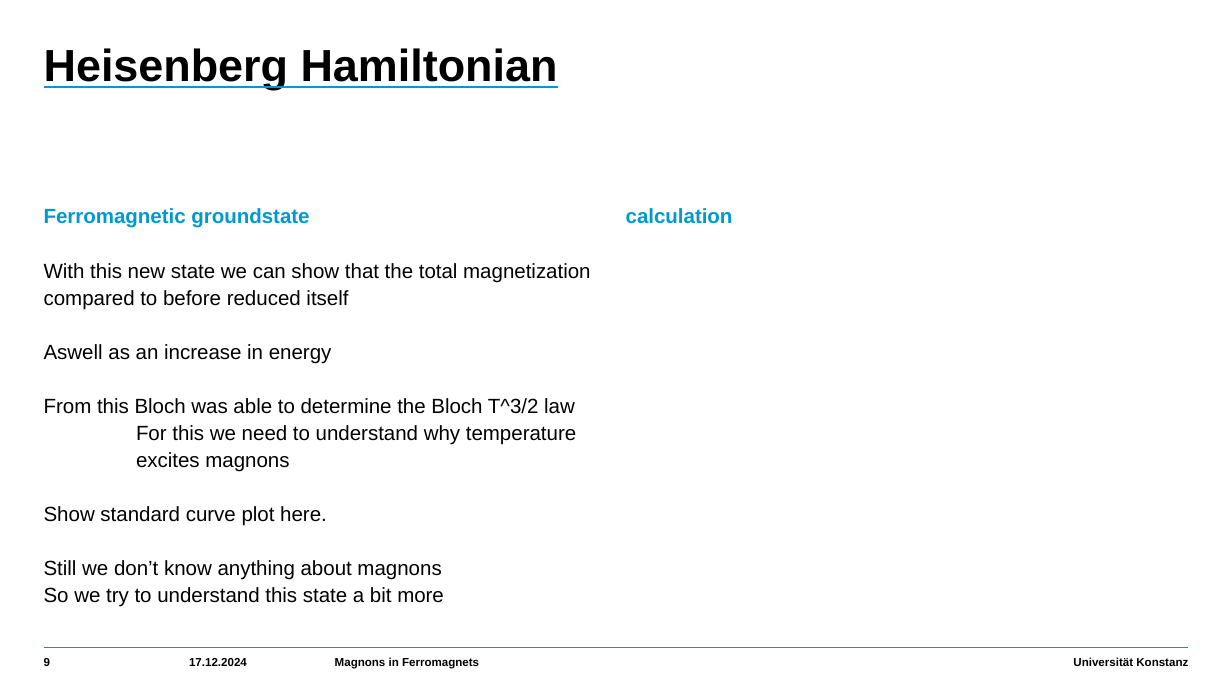
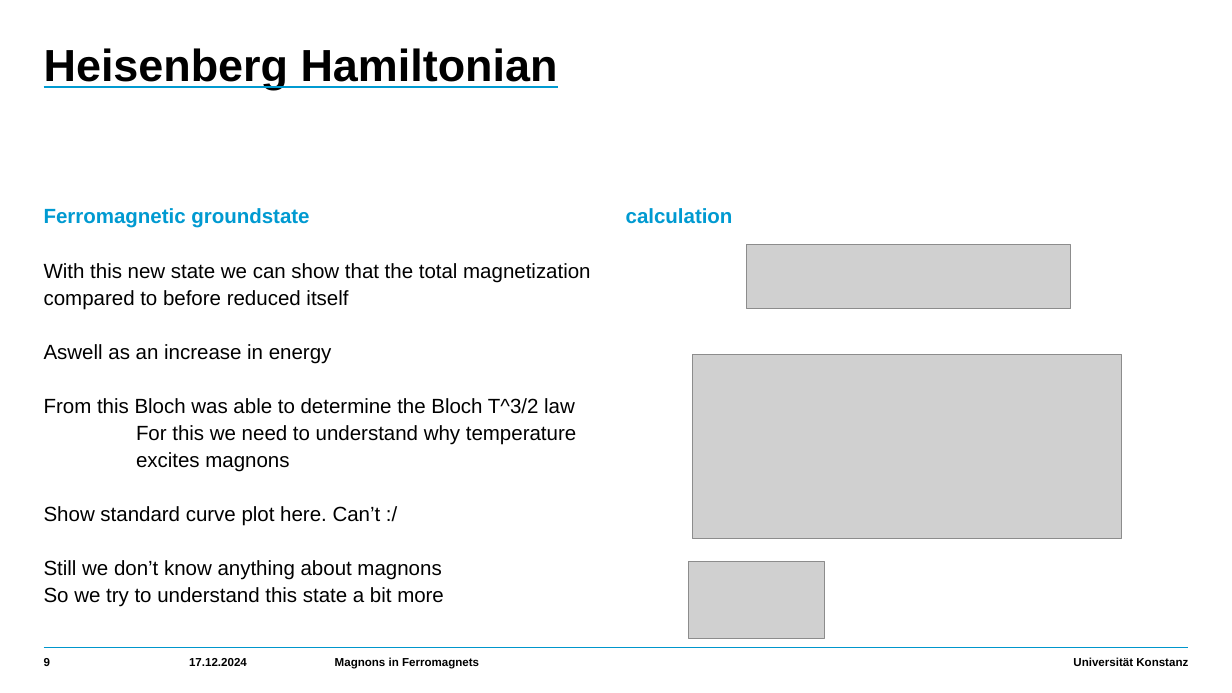
Before and after one commit to HolykingJulex/SeminarSaM, a slide deck: slide 9 of Vortrag.pptx. Drawn at 1232x693 pixels with LibreOffice and Linux fonts; fonts in the diff are those of the drawing; grey boxes stand for pictures. Boxes give left, top, right and bottom in pixels: in the first picture for what was removed or moved away, otherwise in the second. Text is boxed around its words. In the diff, an @@ line names an element or a change of style, - is before the commit and + after.

```diff
--- a/Vortrag.pptx
+++ b/Vortrag.pptx
@@ picture added at (746, 245, 1070, 309) @@
@@ picture added at (692, 355, 1121, 539) @@
@@ text at (44, 506, 381, 526): text changed @@
-  Show standard curve plot here.
+  Show standard curve plot here. Can’t :/
@@ picture added at (689, 562, 824, 639) @@
```
Also in this commit, not shown: 6 other slides changed, 2 slides added.
